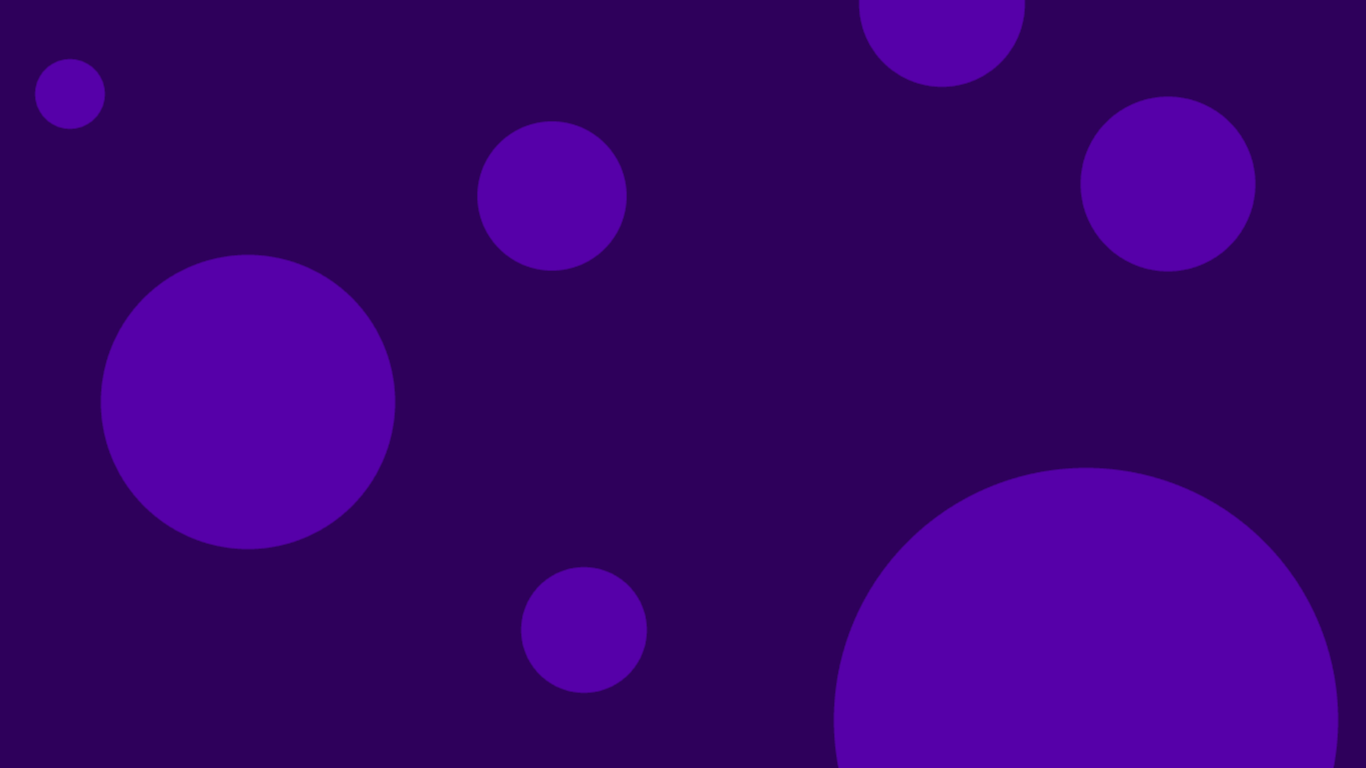
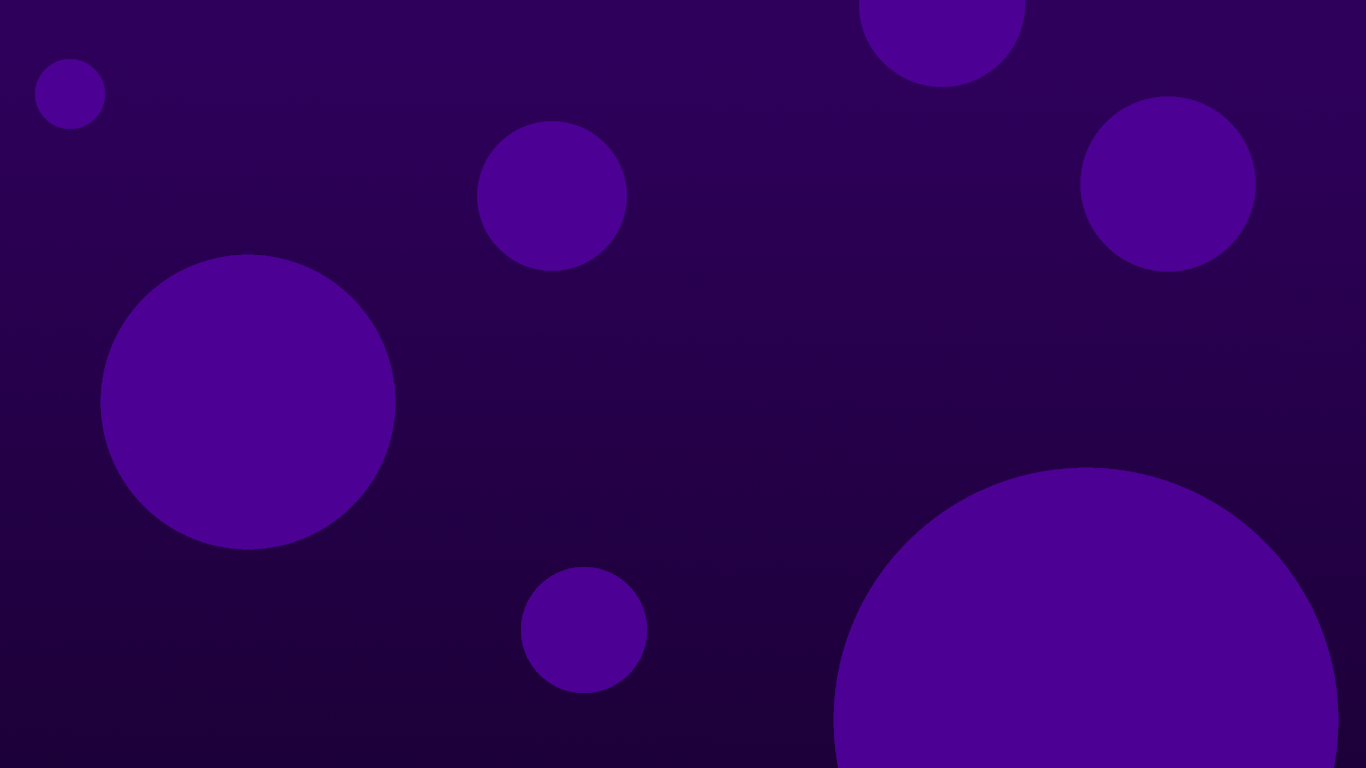
Before/after of a 1366x768 layered artwork. What changed in the layer stack:
renamed "Background" to "circles", painted on it over [0, 0, 1366, 768]
added layer "background" over [0, 0, 1366, 768]
